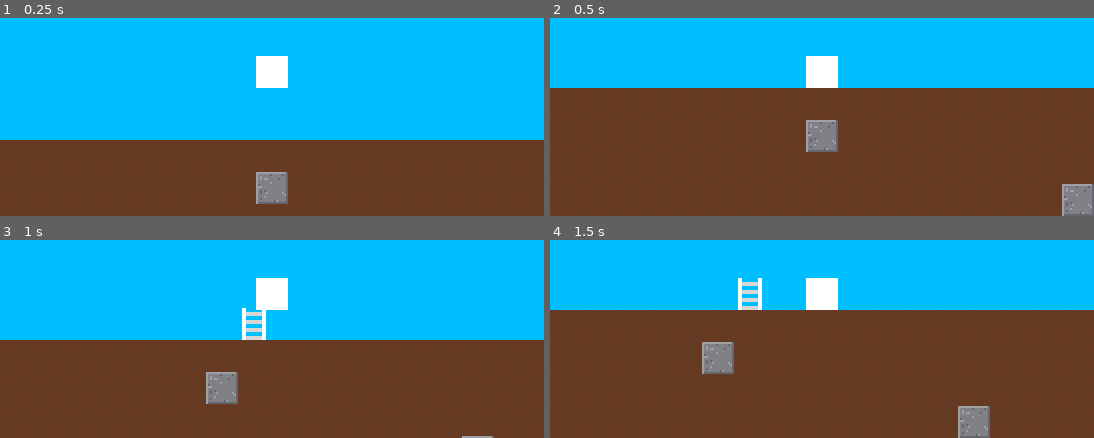
Above: before the commit, frames 1-4 (two rows, left to right).
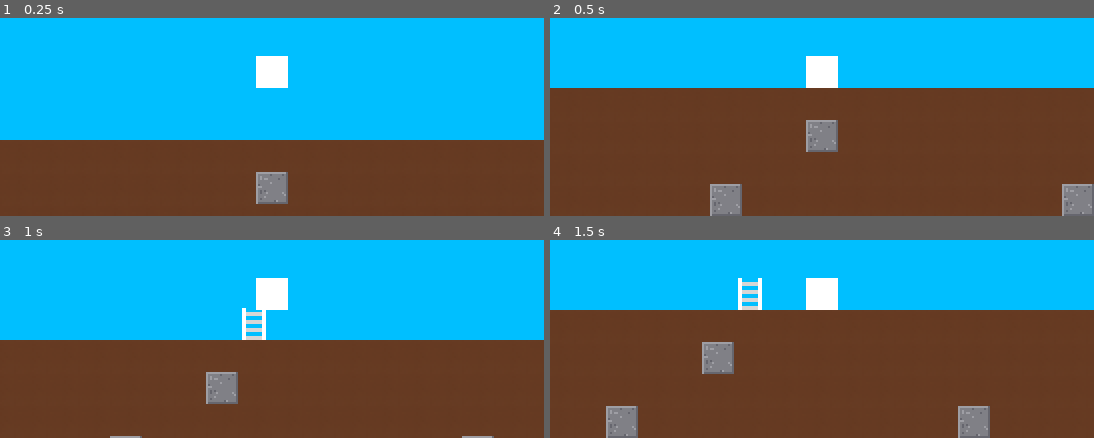
Above: after the commit, the same moments.

Repository: NxtCreator/Entrenched
Game: Godot game, scene res://scenes/main.tscn
The game is run twice, just before and just after one commit, with the same random seed, the same clock (stepped at 60 frames per second) and the same inputs.
Inputs (mouse positions are in pixels of both pictures, inside the frame that each line leads up to):
- Up to frame 1 (0.25 s): no input
- Up to frame 2 (0.5 s): no input
- Up to frame 3 (1 s): tap Enter at 0.5 s; move the mouse to (391, 279) at 0.52 s; hold Right (ui_right) from 0.53 s (still down); tap R at 0.6 s; click (391, 279) at 0.67 s; tap Up (ui_up) at 0.77 s
- Up to frame 4 (1.5 s): keep holding Right (ui_right); move the mouse to (713, 309) at 1.27 s; tap R at 1.35 s

Frame 1 is identical in both runs. In frame 2, 1.0% of the frame differs, in the area x 29-36%, y 83-100%; in frame 3, less than 0.1%; in frame 4, 1.0%.

Commit message:
Add fall death from 6-cell drops with R to restart the world

Diff:
--- a/scripts/main.gd
+++ b/scripts/main.gd
@@ -25,4 +25,4 @@
 		$Ground.set_cell(Vector2i(x, y), source, Vector2i(0, 0))
 
 func _stone_chance(y: int) -> float:
-	return clampf(0.04 + y * 0.0004, 0.04, 0.15)
+	return clampf(0.10 + y * 0.0008, 0.04, 0.22)
--- a/scripts/player.gd
+++ b/scripts/player.gd
@@ -5,14 +5,36 @@
 const  SPEED := 55.0
 const GRAVITY := 420.0
 const MAX_FALL := 260.0
-const DIG_DELAY := 0.3
+const DIG_DELAY := 0.1
 const CLIMB_SPEED := 70.0
+const FALL_DEATH := 96.0
 
 var stepping := false
 var step_dir := 0.0
 var climb_target := 0.0
 var hold_time := 0.0
 var last_dir := Vector2i.ZERO
+var falling := false
+var fall_start := 0.0
+var dead := false
+
+func _check_fall() -> void:
+	if is_on_floor() or _on_ladder() or stepping:
+		if falling and is_on_floor() and global_position.y - fall_start >= FALL_DEATH:
+			_die()
+		falling = false
+	elif not falling:
+		falling = true
+		fall_start = global_position.y
+
+func _die() -> void:
+	dead = true
+	velocity = Vector2.ZERO
+	modulate = Color(1, 0.3, 0.3)
+
+func _unhandled_input(event: InputEvent) -> void:
+	if dead and event is InputEventKey and event.pressed  and event.keycode == KEY_R:
+		get_tree().reload_current_scene()
 
 
 func _solid(cell: Vector2i) -> bool:
@@ -84,6 +106,9 @@
 		hold_time = 0.0
 
 func _physics_process(delta: float) -> void:
+	if dead:
+		return
+
 	if not stepping:
 		if Input.is_action_just_pressed("ui_up"):
 			_step_up()
@@ -102,4 +127,5 @@
 	else:
 		velocity.x = Input.get_axis("ui_left", "ui_right") * SPEED
 	move_and_slide()
+	_check_fall()
 	_dig(delta)
